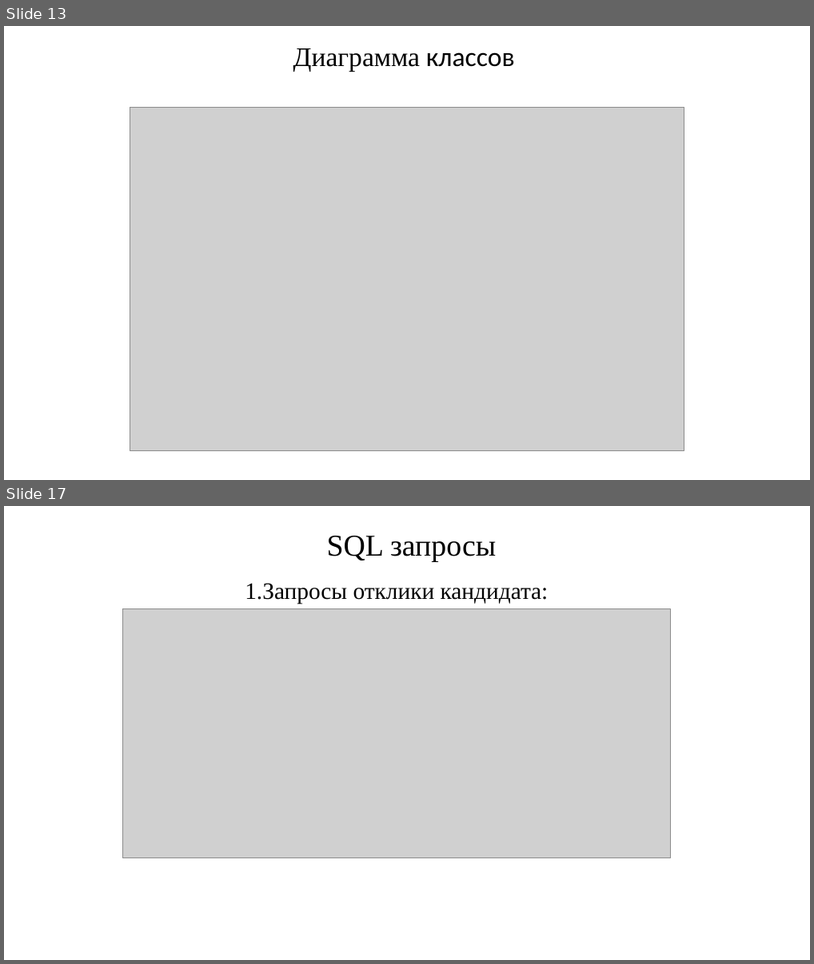
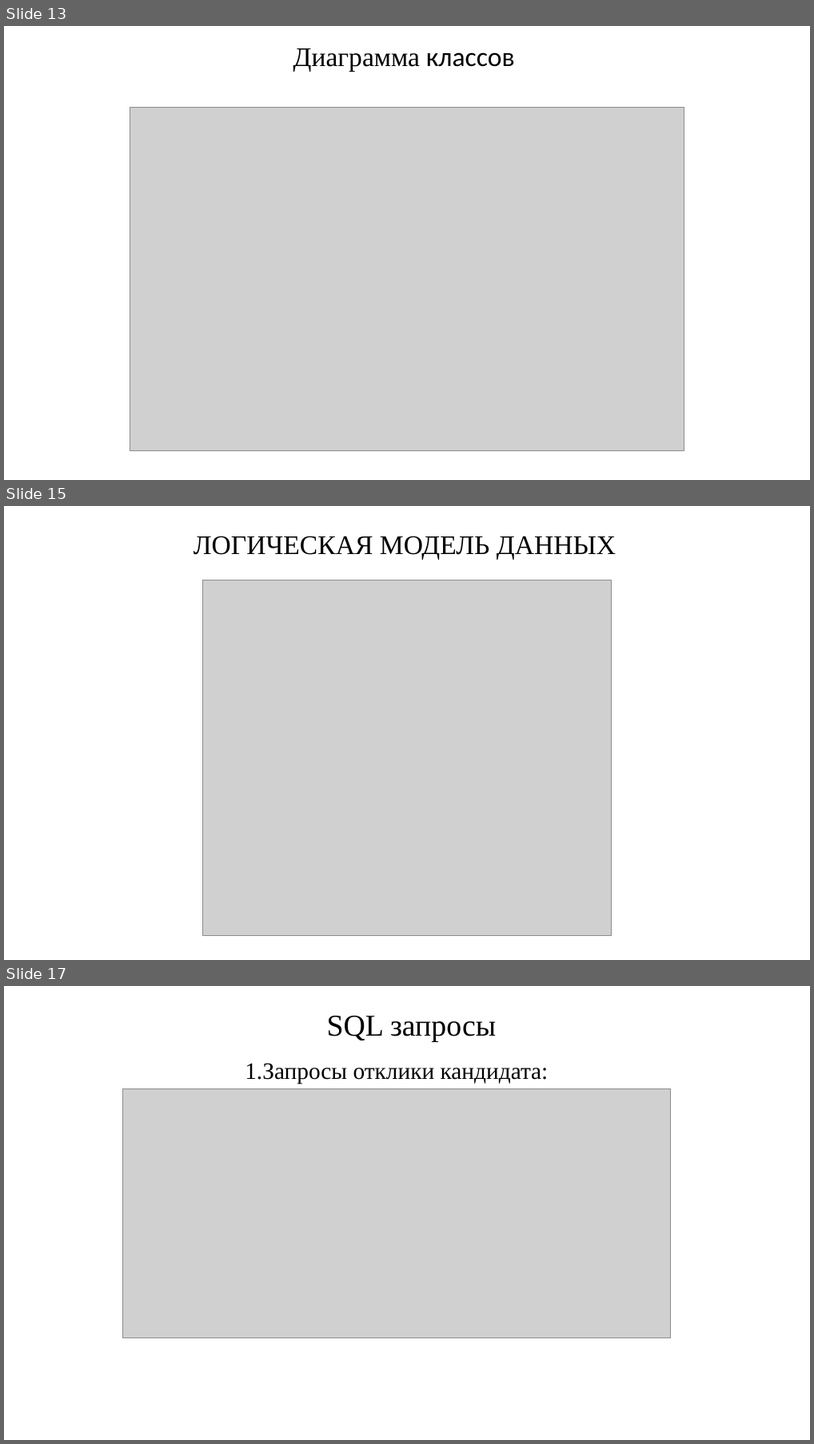
Before and after one commit to Regdal-cyber/Coursework, a slide deck: Курсовой_проект.pptx. Shown one above the other, each under a label of ours: slides 13 and 17 before the commit, slides 13, 15 and 17 after it; the slides between them are not shown. The pictures are 814x964 and 814x1444 pixels, drawn with LibreOffice and Linux fonts; fonts in the diff are those of the drawing; grey boxes stand for pictures. Boxes give left, top, right and bottom in pixels: in the first picture for what was removed or moved away, otherwise in the second. Text is boxed around its words. In the diff, an @@ line names an element or a change of style, - is before the commit and + after.

```diff
--- a/Курсовой_проект.pptx
+++ b/Курсовой_проект.pptx
@@ slide 15 added at bbox=[4, 506, 810, 960], background #FFFFFF @@
@@ text added at bbox=[194, 536, 616, 560], 32 pt, text #000000 @@
+ЛОГИЧЕСКАЯ МОДЕЛЬ ДАННЫХ
@@ picture added at bbox=[203, 580, 611, 935] @@
```
Also in this commit, not shown: 3 slides changed, 2 other slides added, 3 slides removed.
